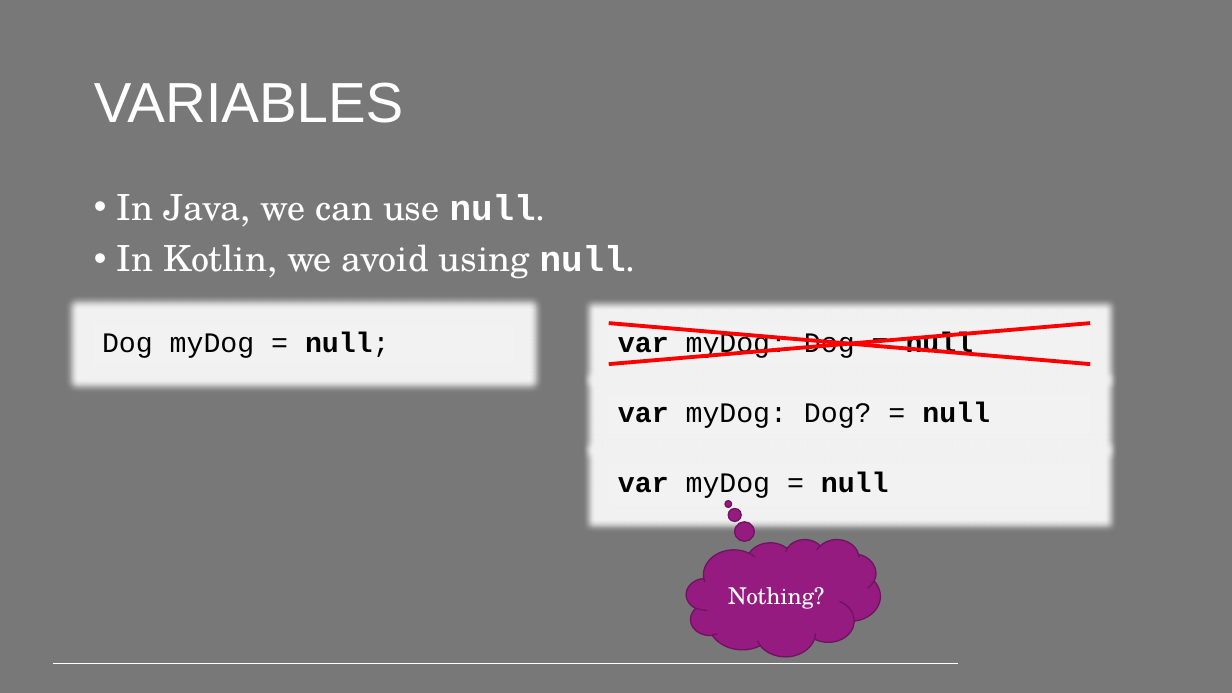
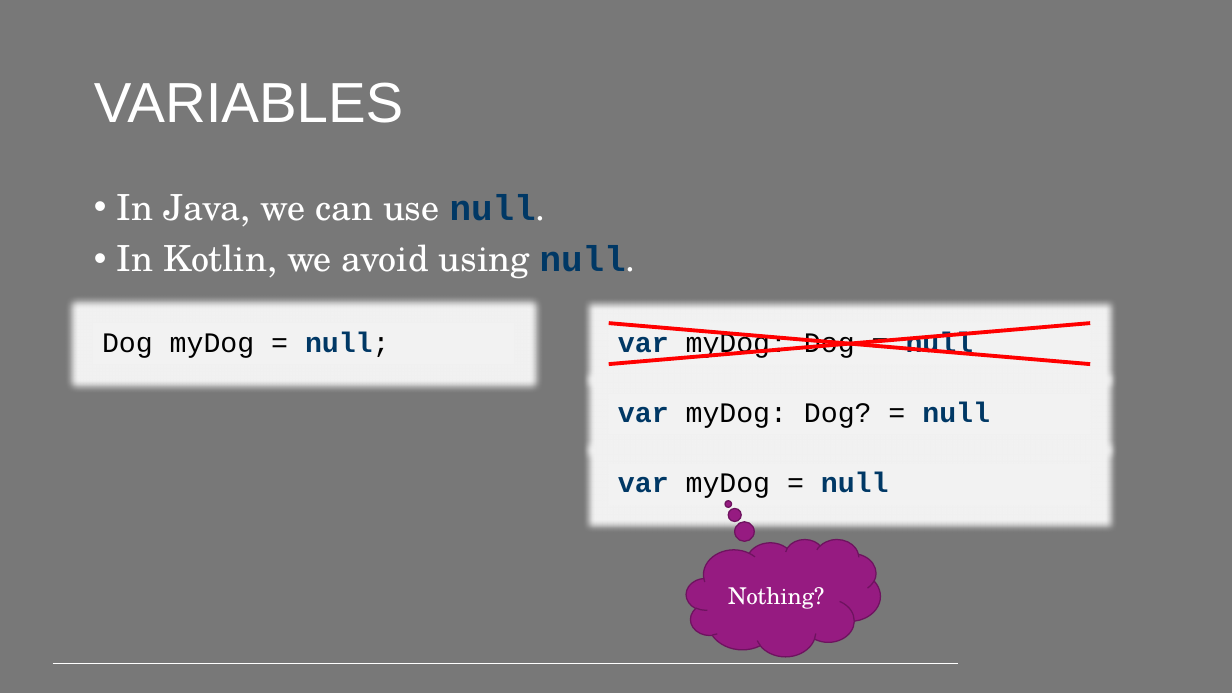
Before and after one commit to PeppeL-G/course-material, a slide deck: slide 5 of src/lectures/kotlin/kotlin.pptx. Drawn at 1232x693 pixels with LibreOffice and Linux fonts; fonts in the diff are those of the drawing; background and template pictures are left out. Boxes give left, top, right and bottom in pixels: in the first picture for what was removed or moved away, otherwise in the second. Text is boxed around its words. In the diff, an @@ line names an element or a change of style, - is before the commit and + after.

Commit message:
Added Kotlin lecture

```diff
--- a/src/lectures/kotlin/kotlin.pptx
+++ b/src/lectures/kotlin/kotlin.pptx
@@ text "In Java, we can use ..." at (117,194,636,278): text colour #FFFFFF to #003865 in "null.", "null." @@
@@ text "Dog myDog = null;" at (102,332,390,358): text colour #000000 to #003865 in "null;" @@
@@ text colour #000000 to #003865 in "var null" in 3 elements at (618,332,974,360), (618,402,990,428), (618,472,889,498) @@
```
Also in this commit, not shown: 20 other slides changed, 2 slides added, 3 other files.
